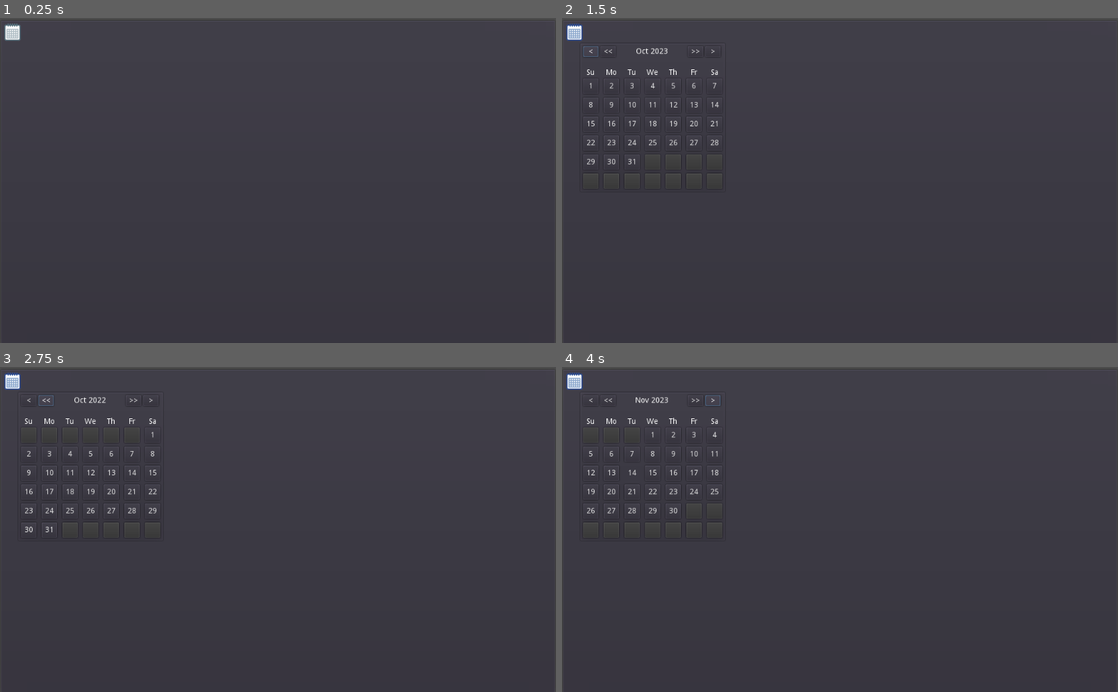
Above: before the commit, frames 1-4 (two rows, left to right).
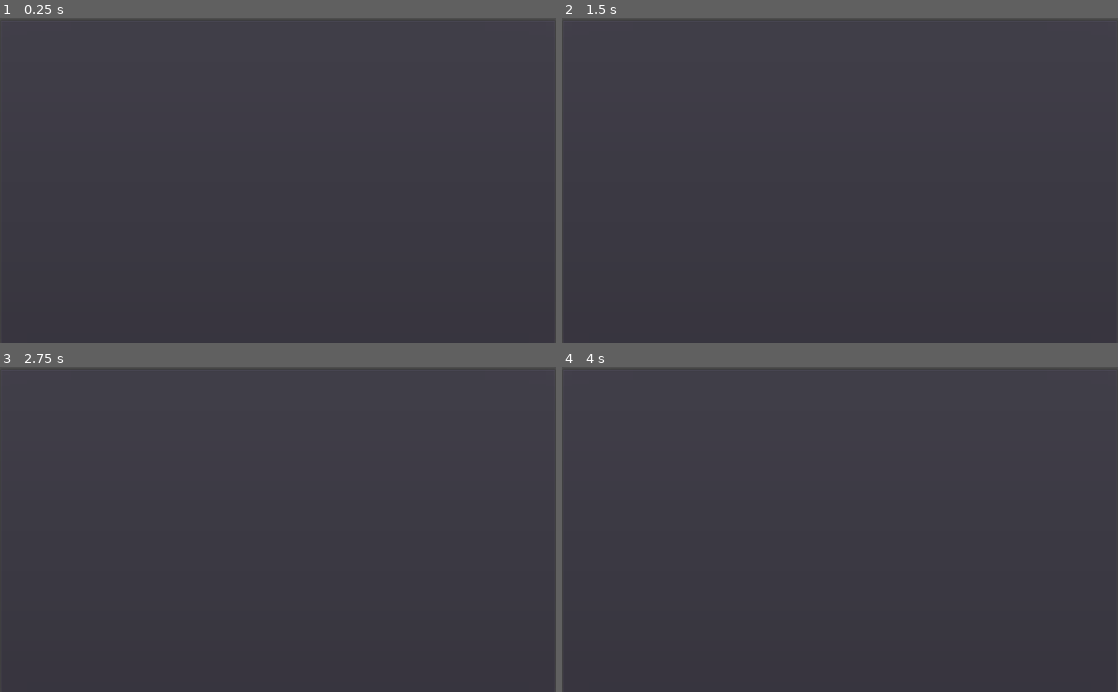
Above: after the commit, the same moments.

Repository: yaelatletl/GoogleAPI-Godot-Access
Game: Godot game, scene res://Main.tscn
Two runs of this game, one before a commit and one after it. Both use one fixed random seed, a clock stepped at 60 frames per second and the inputs below.
Inputs (mouse positions are in pixels of both pictures, inside the frame that each line leads up to):
- Up to frame 1 (0.25 s): no input
- Up to frame 2 (1.5 s): click (673, 31) at 0.52 s; click (589, 50) at 1.25 s, where only the run before the commit has a clickable "<"
- Up to frame 3 (2.75 s): click (44, 399) at 2 s, where only the run before the commit has a clickable "<<"
- Up to frame 4 (4 s): click (695, 399) at 2.75 s, where only the run before the commit has a clickable ">>"; click (712, 399) at 3.5 s, where only the run before the commit has a clickable ">"

The runs differ from the first frame. In frame 1, 0.2% of the frame differs, in the area x 0-4%, y 1-8%; in frame 2, 0.7%, in the area x 0-29%, y 1-46%; in frame 3, 0.7%; in frame 4, 0.7%.

Commit message:
borrar calendario

Diff:
--- a/Main.tscn
+++ b/Main.tscn
@@ -1,8 +1,4 @@
-[gd_scene load_steps=4 format=2]
-
-[ext_resource path="res://addons/calendar_button/calendar_script.gd" type="Script" id=1]
-[ext_resource path="res://addons/calendar_button/btn_img/btn_32x32_04.png" type="Texture" id=2]
-[ext_resource path="res://addons/calendar_button/btn_img/btn_32x32_03.png" type="Texture" id=3]
+[gd_scene format=2]
 
 [node name="Control" type="PanelContainer"]
 anchor_right = 1.0
@@ -59,14 +55,6 @@
 size_flags_horizontal = 3
 size_flags_vertical = 3
 
-[node name="CalendarButton" type="TextureButton" parent="HSplitContainer/ScrollContainer/VBoxContainer2"]
-margin_right = 398.0
-margin_bottom = 32.0
-toggle_mode = true
-texture_normal = ExtResource( 3 )
-texture_pressed = ExtResource( 2 )
-script = ExtResource( 1 )
-
 [node name="ViewportContainer" type="ViewportContainer" parent="HSplitContainer"]
 margin_left = 410.0
 margin_right = 1010.0
